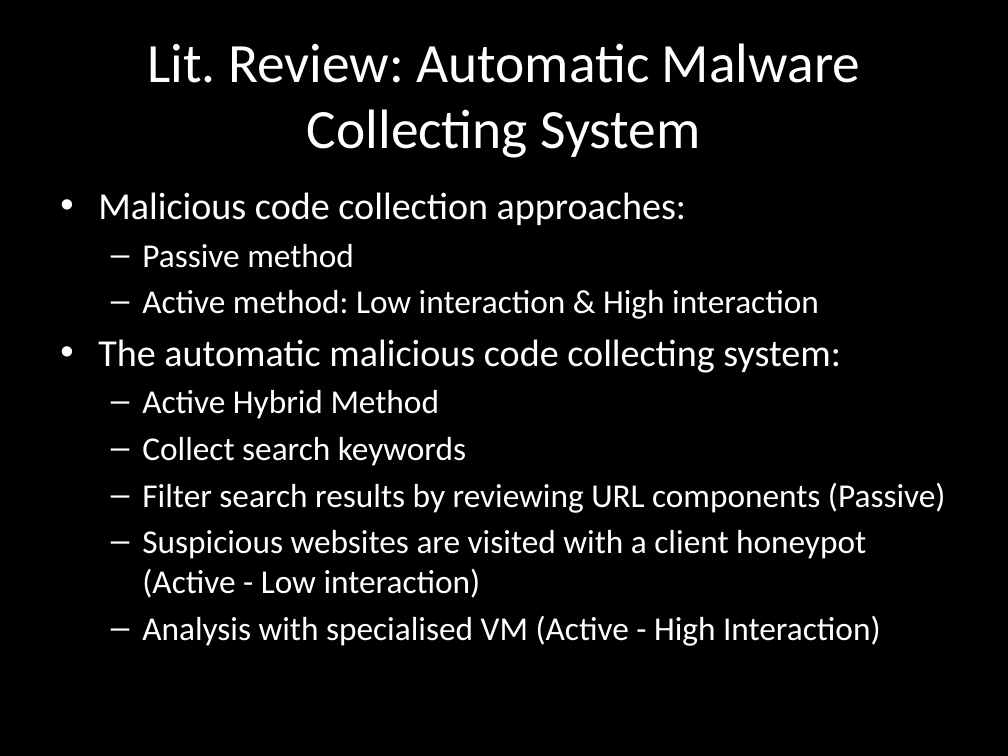
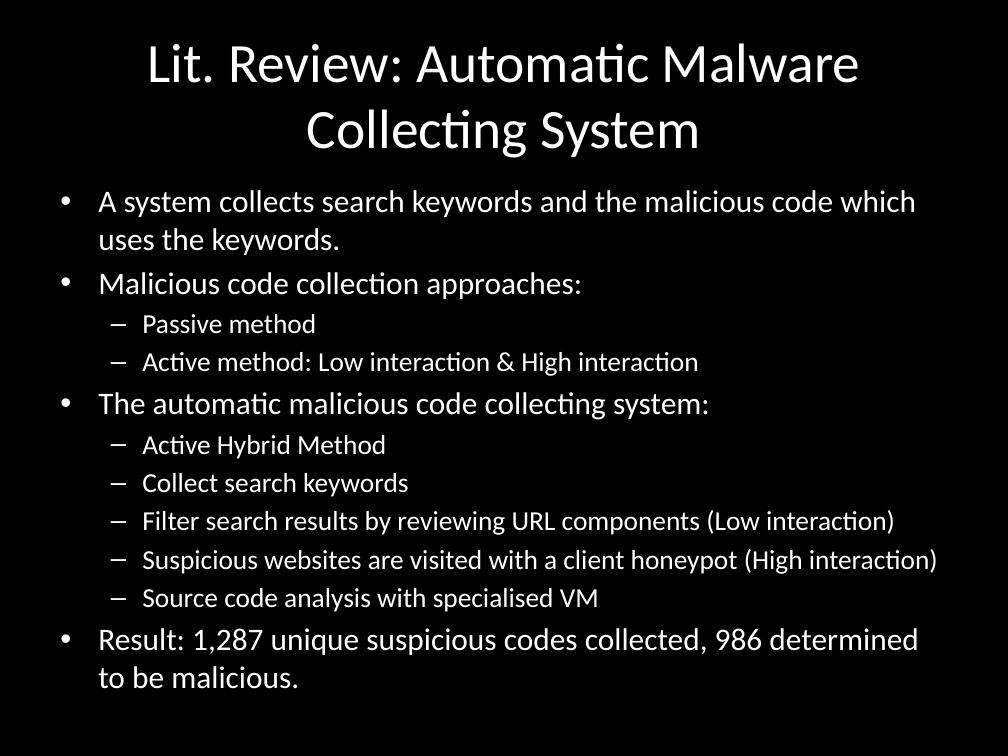
Before and after one commit to chrissorchard/malucrawl, a slide deck: slide 5 of doc/pres1/wk4-progress.pptx (slide 4 before the commit). Drawn at 1008x756 pixels with LibreOffice and Linux fonts; fonts in the diff are those of the drawing; background and template pictures are left out. Boxes give left, top, right and bottom in pixels: in the first picture for what was removed or moved away, otherwise in the second. Text is boxed around its words. In the diff, an @@ line names an element or a change of style, - is before the commit and + after.

```diff
--- a/doc/pres1/wk4-progress.pptx
+++ b/doc/pres1/wk4-progress.pptx
@@ text at [98, 190, 916, 255]: paragraph added @@
+• A system collects search keywords and the malicious code which uses the keywords.
@@ text at [98, 272, 710, 497]: size 27.2 to 22.4 pt in "Malicious code collection approaches:", "The automatic malicious code collecting system:"; size 23.8 to 19.6 pt in "Passive method", "Active method: Low interaction & High interaction", "Active Hybrid Method", "Collect search keywords" @@
@@ text at [98, 510, 938, 689]: text changed; size 23.8 to 19.6 pt @@
-  – Filter search results by reviewing URL components (Passive)
-  – Suspicious websites are visited with a client honeypot (Active - Low interaction)
-  – Analysis with specialised VM (Active - High Interaction)
+  – Filter search results by reviewing URL components (Low interaction)
+  – Suspicious websites are visited with a client honeypot (High interaction)
+  – Source code analysis with specialised VM
+• Result: 1,287 unique suspicious codes collected, 986 determined to be malicious.
```
Also in this commit, not shown: 6 other slides changed, 2 slides added.
